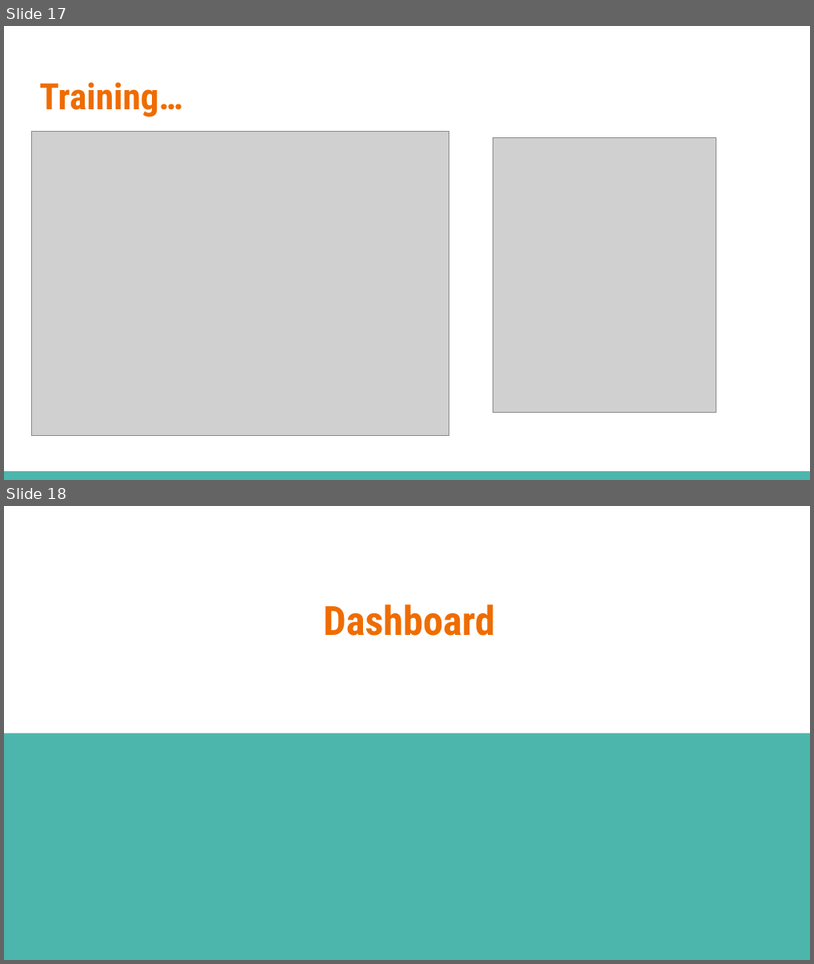
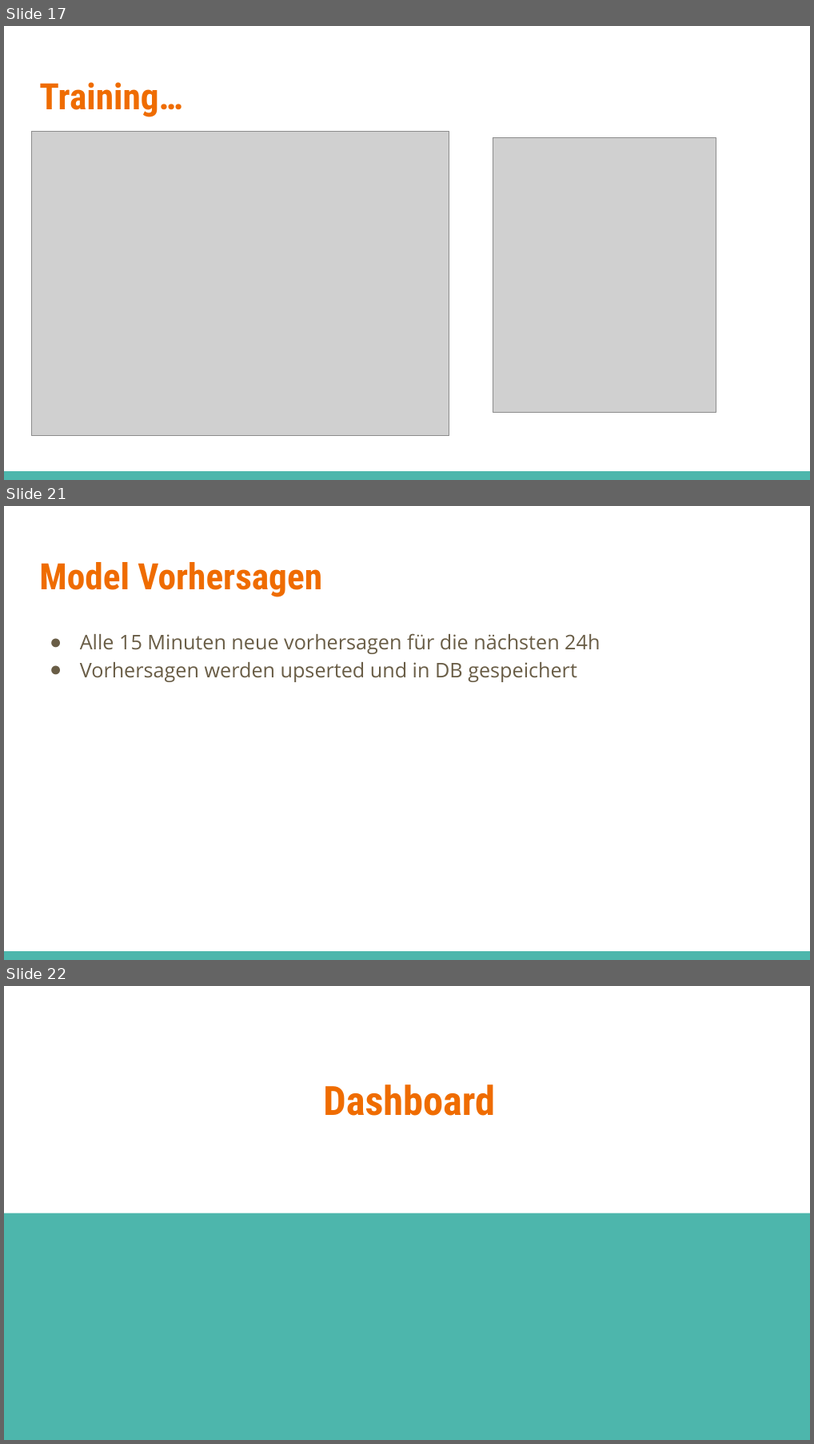
Before and after one commit to turulix/Umweltmonitoring-Projekt, a slide deck: Umweltmonitoring.pptx. Shown one above the other, each under a label of ours: slides 17 and 18 before the commit, slides 17, 21 and 22 after it; the slides between them are not shown. The pictures are 814x964 and 814x1444 pixels, drawn with LibreOffice and Linux fonts; fonts in the diff are those of the drawing; grey boxes stand for pictures. Boxes give left, top, right and bottom in pixels: in the first picture for what was removed or moved away, otherwise in the second. Text is boxed around its words. In the diff, an @@ line names an element or a change of style, - is before the commit and + after.

```diff
--- a/Umweltmonitoring.pptx
+++ b/Umweltmonitoring.pptx
@@ slide 21 added at [4, 506, 810, 960], background #FFFFFF; not listed: 1 template element that a slide beside it also shows @@
@@ title added at [39, 562, 322, 597], 32.4 pt, text #EF6C00, bold @@
+Model Vorhersagen
@@ text added at [80, 633, 600, 682], 18 pt, text #695D46 @@
+● Alle 15 Minuten neue vorhersagen für die nächsten 24h
+● Vorhersagen werden upserted und in DB gespeichert
@@ what was slide 18 is now slide 22 @@
```
Also in this commit, not shown: 2 slides changed, 3 other slides added, 1 other file.
